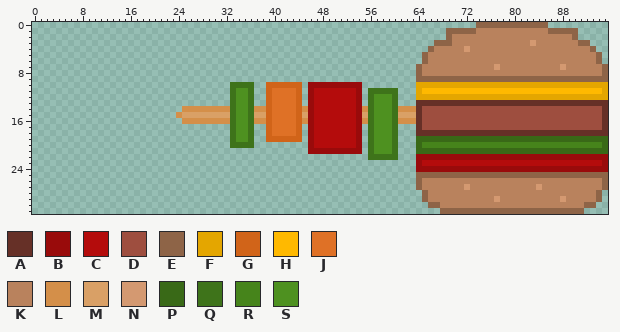
Two states of a pixel-art file, Textures/Burger1SK.aseprite. This is how it looked before the edit.
96x32 pixels, 1 frame.
Palette (. is transparent): A #663027  B #990b0b  C #b40c0c  D #9e4e3f  E #8e6447  F #e4a600  G #d16419  H #ffb900  J #df7126  K #b9825d  L #d48f49  M #d9a066  N #d49971  P #396917  Q #3e731a  R #46841b  S #4e9120
Pixels before, first column x 24:
 0 ..................................................EEEEEEEEEEEE..........
 1 .............................................EEEEEKKKKKKKKKKKKEEEEE.....
 2 .............................................EKKKKKKKKKKKKKKKKKKKKE.....
 3 ...........................................EEEKKKKKKKKKKKKKNKKKKKKKEE...
 4 ..........................................EKKKKKNKKKKKKKKKKKKKKKKKKKKE..
 5 .........................................EKKKKKKKKKKKKKKKKKKKKKKKKKKKKE.
 6 .........................................EKKKKKKKKKKKKKKKKKKKKKKKKKKKKE.
 7 ........................................EKKKKKKKKKKKKNKKKKKKKKKKNKKKKKKE
 8 ........................................EKKKKKKKKKKKKKKKKKKKKKKKKKKKKKKE
 9 ........................................EEEEEEEEEEEEEEEEEEEEEEEEEEEEEEEE
10 .........QQQQ..GGGGGG.BBBBBBBBB.........FFFFFFFFFFFFFFFFFFFFFFFFFFFFFFFF
11 .........QSSQ..GJJJJG.BCCCCCCCB.QQQQQ...FHHHHHHHHHHHHHHHHHHHHHHHHHHHHHHF
12 .........QSSQ..GJJJJG.BCCCCCCCB.QSSSQ...FFFFFFFFFFFFFFFFFFFFFFFFFFFFFFFF
13 .........QSSQ..GJJJJG.BCCCCCCCB.QSSSQ...AAAAAAAAAAAAAAAAAAAAAAAAAAAAAAAA
14 .LLLLLLLLQSSQLLGJJJJGLBCCCCCCCBLQSSSQLLLADDDDDDDDDDDDDDDDDDDDDDDDDDDDDDA
15 LMMMMMMMMQSSQMMGJJJJGMBCCCCCCCBMQSSSQMMMADDDDDDDDDDDDDDDDDDDDDDDDDDDDDDA
16 .LLLLLLLLQSSQLLGJJJJGLBCCCCCCCBLQSSSQLLLADDDDDDDDDDDDDDDDDDDDDDDDDDDDDDA
17 .........QSSQ..GJJJJG.BCCCCCCCB.QSSSQ...ADDDDDDDDDDDDDDDDDDDDDDDDDDDDDDA
18 .........QSSQ..GJJJJG.BCCCCCCCB.QSSSQ...AAAAAAAAAAAAAAAAAAAAAAAAAAAAAAAA
19 .........QSSQ..GGGGGG.BCCCCCCCB.QSSSQ...PPPPPPPPPPPPPPPPPPPPPPPPPPPPPPPP
20 .........QQQQ.........BCCCCCCCB.QSSSQ...PRRRRRRRRRRRRRRRRRRRRRRRRRRRRRRP
21 ......................BBBBBBBBB.QSSSQ...PPPPPPPPPPPPPPPPPPPPPPPPPPPPPPPP
22 ................................QQQQQ...BBBBBBBBBBBBBBBBBBBBBBBBBBBBBBBB
23 ........................................BCCCCCCCCCCCCCCCCCCCCCCCCCCCCCCB
24 ........................................BBBBBBBBBBBBBBBBBBBBBBBBBBBBBBBB
25 ........................................EEEEEEEEEEEEEEEEEEEEEEEEEEEEEEEE
26 ........................................EKKKKKKKKKKKKKKKKKKKKKKKKKKKKKKE
27 ........................................EKKKKKKKNKKKKKKKKKKKNKKKKKKKKKKE
28 .........................................EKKKKKKKKKKKKKKKKKKKKKKKKKKKKE.
29 .........................................EKKKKKKKKKKKNKKKKKKKKKKNKKKKKE.
30 ..........................................EEKKKKKKKKKKKKKKKKKKKKKKKKEE..
31 ............................................EEEEEEEEEEEEEEEEEEEEEEEE....
After:
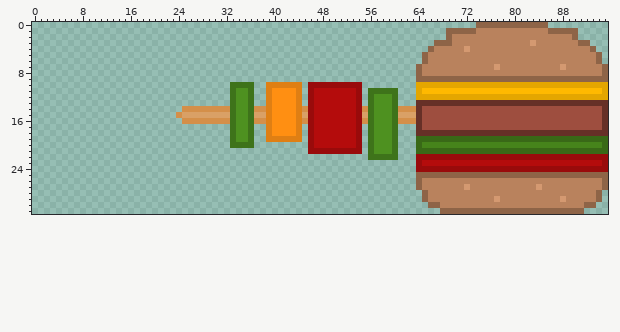
Edits made:
{"colour":"G","old":"#d16419","new":"#df7f14"}
{"colour":"J","old":"#df7126","new":"#ff8f12"}
